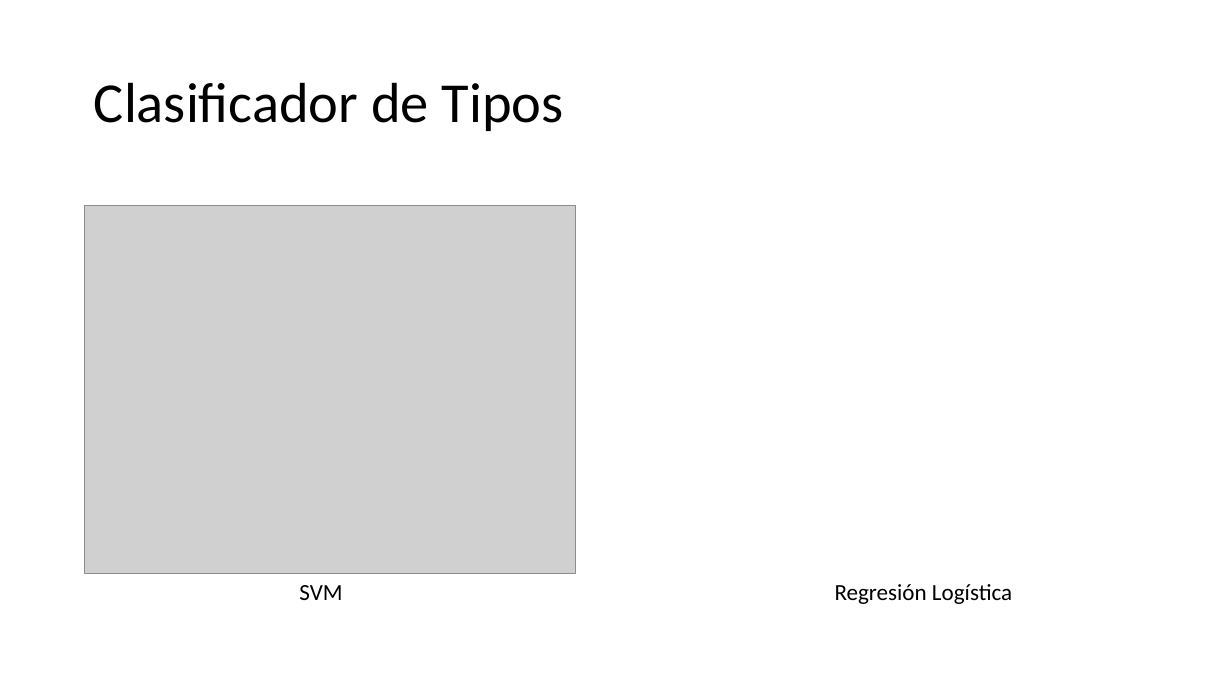
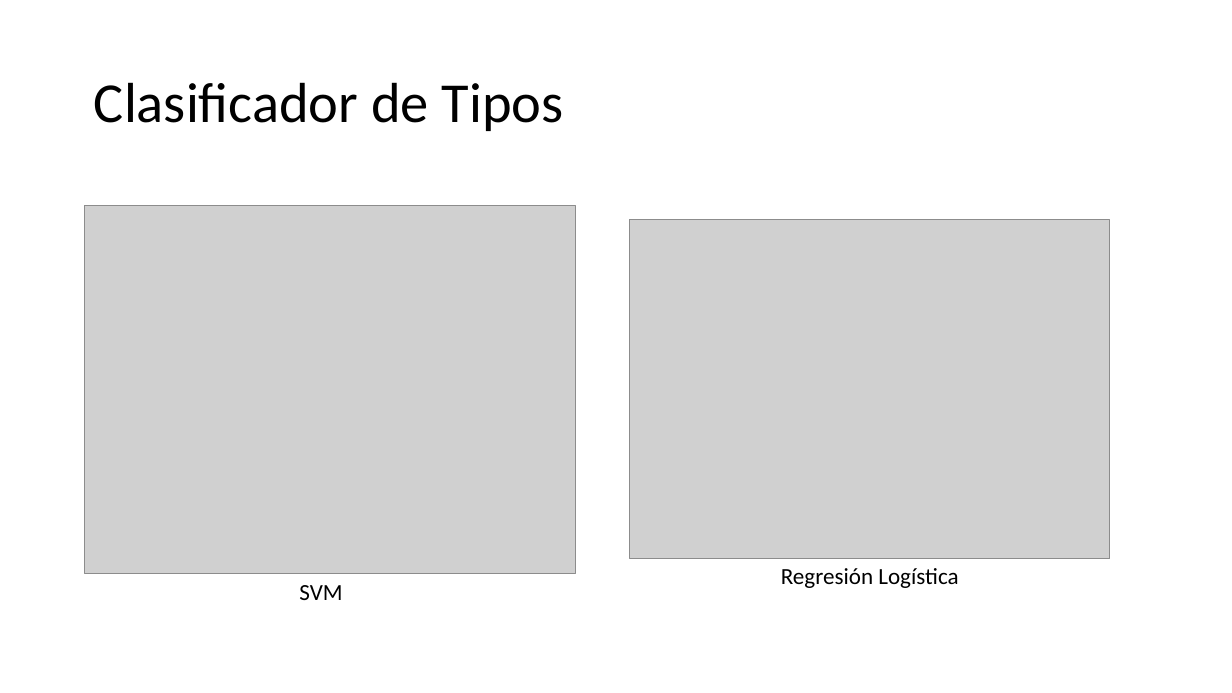
Before and after one commit to DiegoBV/ML, a slide deck: slide 9 of Proyecto_Final/Aprendizaje Automático.pptx. Drawn at 1232x693 pixels with LibreOffice and Linux fonts; fonts in the diff are those of the drawing; grey boxes stand for pictures. Boxes give left, top, right and bottom in pixels: in the first picture for what was removed or moved away, otherwise in the second. Text is boxed around its words. In the diff, an @@ line names an element or a change of style, - is before the commit and + after.

Commit message:
fin regresion log tipos, tambien presentacion

```diff
--- a/Proyecto_Final/Aprendizaje Automático.pptx
+++ b/Proyecto_Final/Aprendizaje Automático.pptx
@@ picture added at [630, 220, 1111, 559] @@
@@ text "Regresión Logística": place and size @@
-text "Regresión Logística" at [835, 584, 1012, 604]
+text "Regresión Logística" at [781, 568, 958, 588]
```
Also in this commit, not shown: 1 other slide changed, 2 other files.
